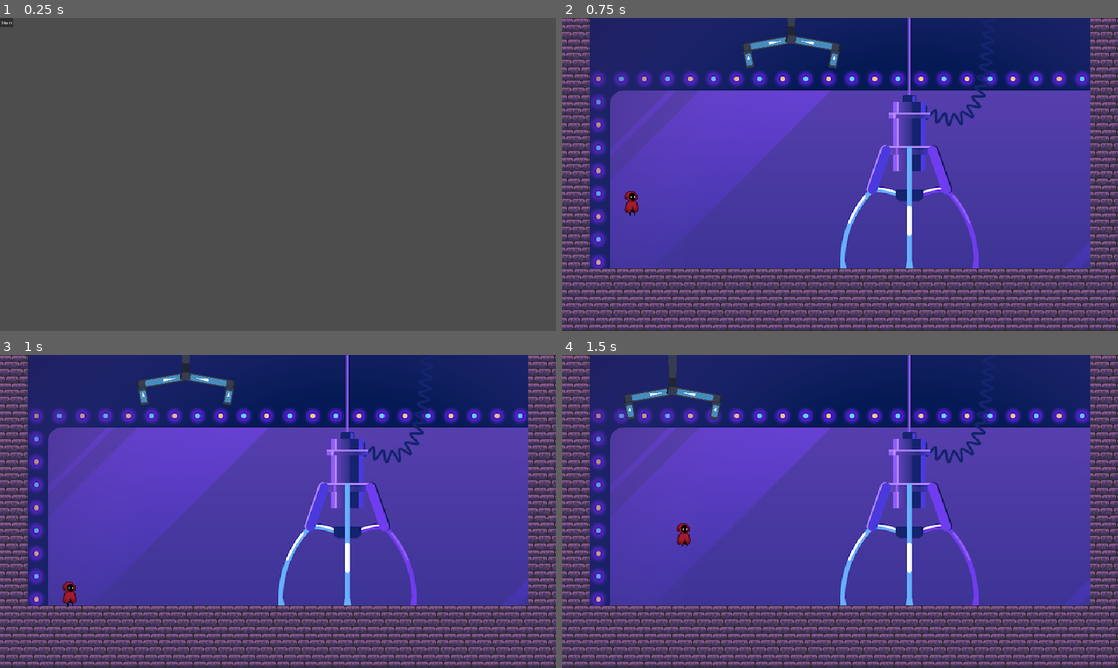
Above: before the commit, frames 1-4 (two rows, left to right).
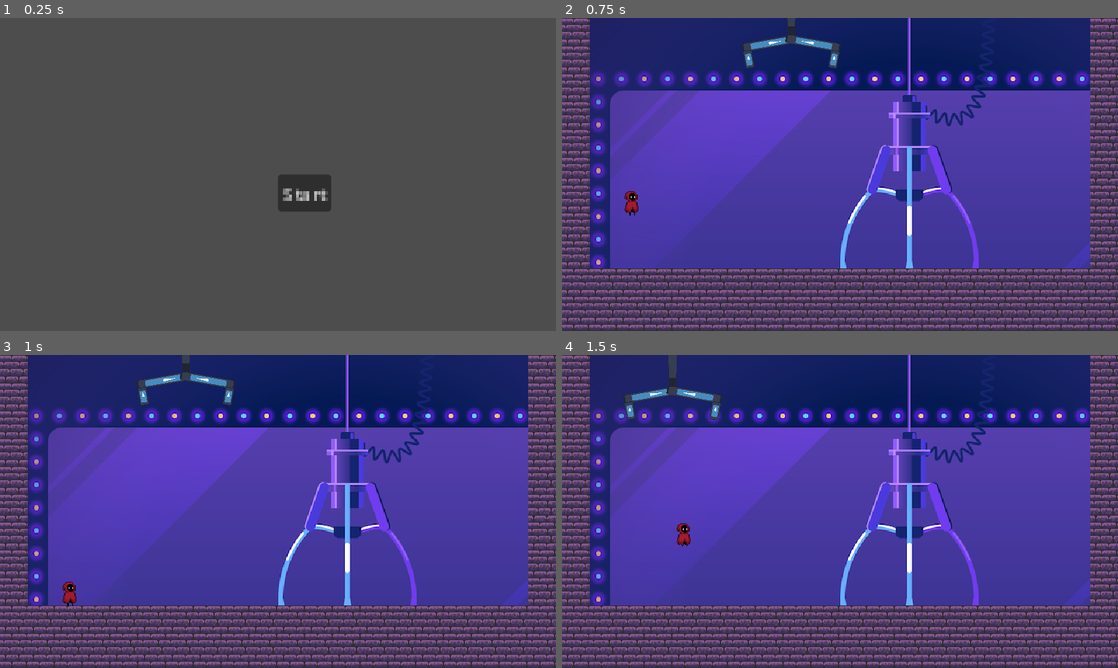
Above: after the commit, the same moments.

Repository: bonsaipropaganda/GMTK-Jam-2023
Game: Godot game, scene res://scenes/GUI/main_menu.tscn
Two runs of this game, one before a commit and one after it. Both use one fixed random seed, a clock stepped at 60 frames per second and the inputs below. The engine's default icon, where the game draws it, is replaced by a stand-in: a white triangle on a blue panel in a dark square.
Inputs (mouse positions are in pixels of both pictures, inside the frame that each line leads up to):
- Up to frame 1 (0.25 s): no input
- Up to frame 2 (0.75 s): click "Start" at 0.5 s
- Up to frame 3 (1 s): no input
- Up to frame 4 (1.5 s): tap Enter (ui_accept) at 1.25 s; move the mouse to (962, 495) at 1.27 s; hold Right (key_right) from 1.28 s (still down)

The runs differ from the first frame. In frame 1, 1.1% of the frame differs, in the area x 0-60%, y 0-62%; in frame 2, nothing differs; in frame 3, nothing differs; in frame 4, nothing differs.

Commit message:
updated button size

Diff:
--- a/scenes/GUI/main_menu.tscn
+++ b/scenes/GUI/main_menu.tscn
@@ -5,11 +5,14 @@
 
 [node name="MainMenu" type="Control"]
 layout_mode = 3
-anchors_preset = 15
-anchor_right = 1.0
-anchor_bottom = 1.0
+anchors_preset = 8
+anchor_left = 0.5
+anchor_top = 0.5
+anchor_right = 0.5
+anchor_bottom = 0.5
 grow_horizontal = 2
 grow_vertical = 2
+scale = Vector2(4, 4)
 script = ExtResource("1_myj65")
 main_game_scene = ExtResource("2_owbwk")
 
